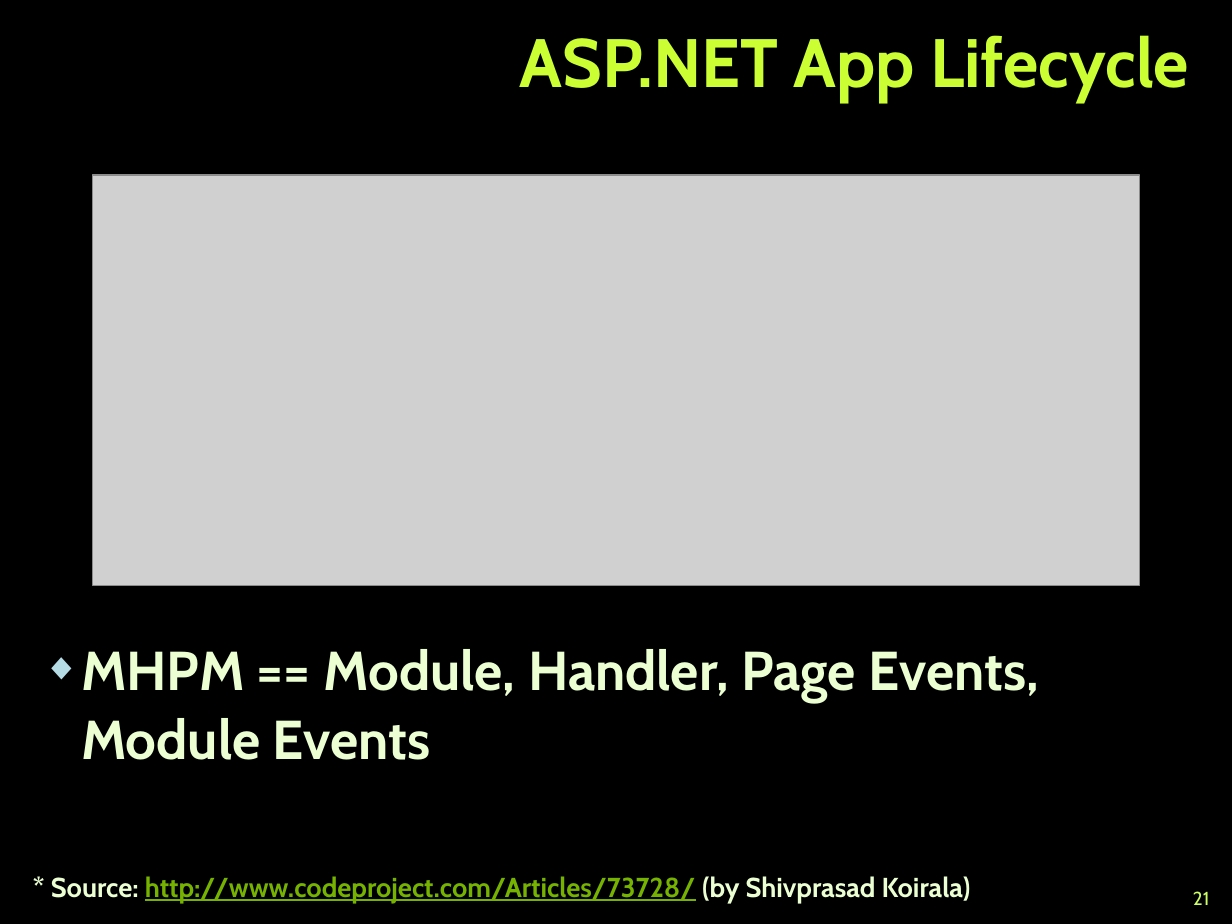
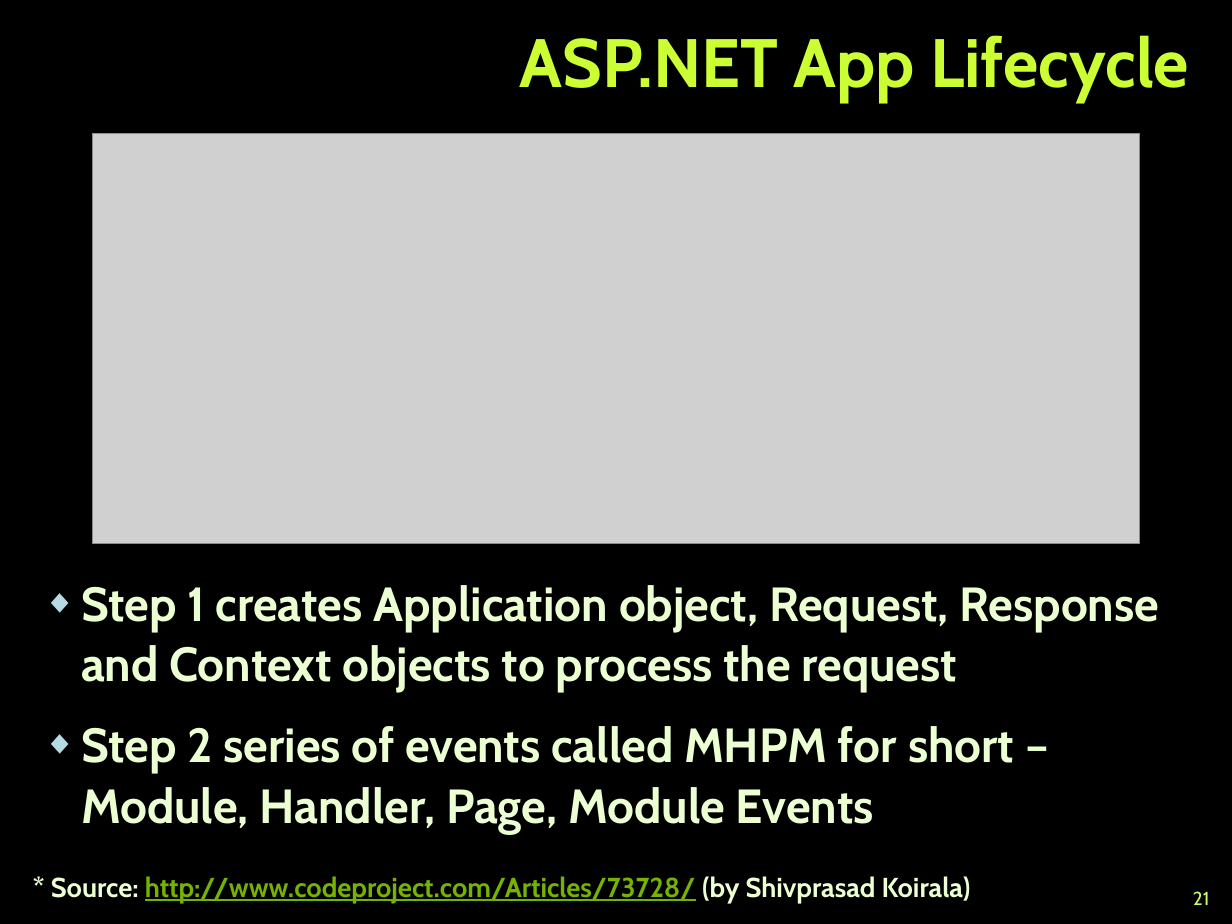
Before and after one commit to TelerikAcademy/ASP.NET-Web-Forms, a slide deck: slide 21 of 01. Introduction-to-ASP.NET/Introduction-to-ASP.NET.pptx. Drawn at 1232x924 pixels with LibreOffice and Linux fonts; fonts in the diff are those of the drawing; grey boxes stand for pictures; background and template pictures are left out. Boxes give left, top, right and bottom in pixels: in the first picture for what was removed or moved away, otherwise in the second. Text is boxed around its words. In the diff, an @@ line names an element or a change of style, - is before the commit and + after.

```diff
--- a/01. Introduction-to-ASP.NET/Introduction-to-ASP.NET.pptx
+++ b/01. Introduction-to-ASP.NET/Introduction-to-ASP.NET.pptx
@@ picture: place and size @@
-picture at [92, 175, 1140, 585]
+picture at [92, 133, 1140, 543]
@@ text at [81, 585, 1159, 834]: text changed; size 32 to 28 pt @@
-◆ MHPM == Module, Handler, Page Events, Module Events
+◆ Step 1 creates Application object, Request, Response and Context objects to process the request
+◆ Step 2 series of events called MHPM for short – Module, Handler, Page, Module Events
```
Also in this commit, not shown: 22 other slides changed, 4 slides added, 2 slides removed, 1 other file.
